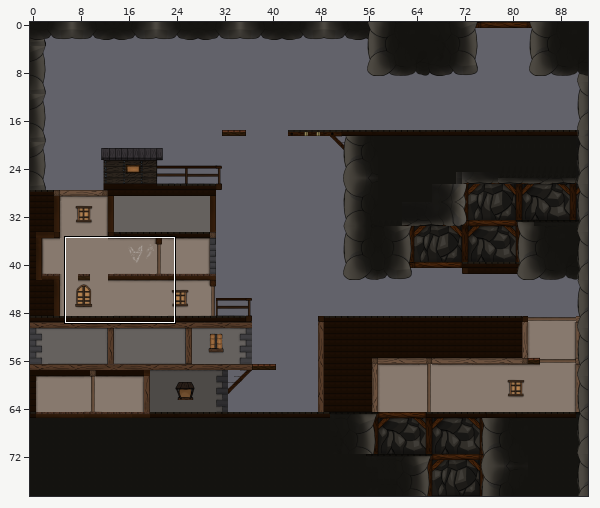
Level history. Tiled map: assets/tiles/level_Part_2.tmx. Above, an overview of the earlier version with the close-up marked.
Close-up. Earlier state:
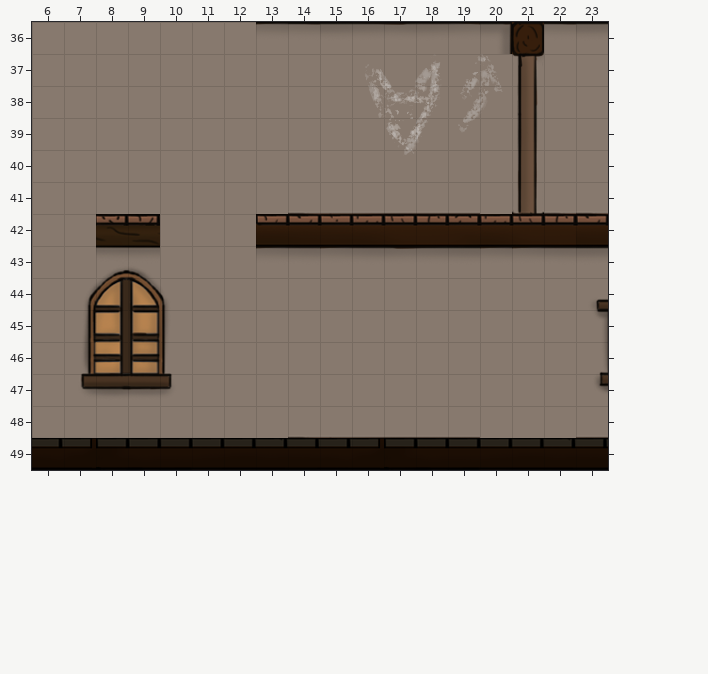
Cells are 32x32 px. Shown: x 6..23, y 36..49. The commit also changed other parts of the map, which this record leaves out.
Now the later version:
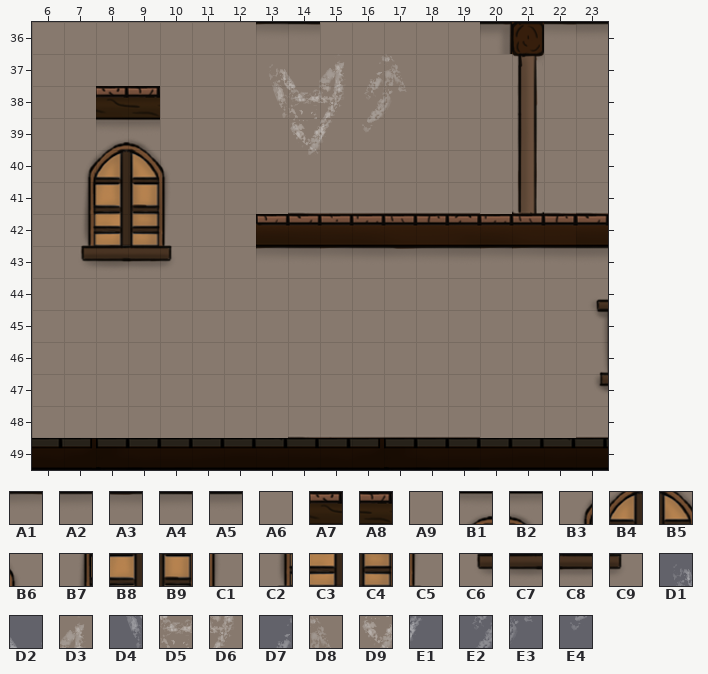
Key: from "Decors": A1 433 flipped left-right, A2 434 flipped left-right, A3 435 flipped left-right, A4 436 flipped left-right, A5 437 flipped left-right, A6 488, A7 610, A8 611, A9 613, B1 835, B2 836, B3 890, B4 891, B5 892, B6 893, B7 946, B8 947, B9 948, C1 949, C2 1002, C3 1003, C4 1004, C5 1005, C6 1058, C7 1059, C8 1060, C9 1061, D1 1313, D2 1314, D3 1315, D4 1369, D5 1370, D6 1371, D7 1372, D8 1373, D9 1426, E1 1427, E2 1428, E3 1429, E4 1484.
__ is an empty cell, ## one hidden under a higher layer.
See-through tiles are keyed as they look on the map.
Change:
Layer "Fond":
y 36: x 15..19 A5 A4 A3 A2 A1 -> A6 A6 A6 A6 A6
y 39: x 8..9 A6 A6 -> B1 B2
y 40: x 7..10 A6 A6 A6 A6 -> B3 B4 B5 B6
y 41: x 7..10 A6 A6 A6 A6 -> B7 B8 B9 C1
y 42: x 7..10 A6 ## ## A9 -> C2 C3 C4 C5
y 43: x 7..10 A6 B1 B2 A6 -> C6 C7 C8 C9
y 44: x 7..10 B3 B4 B5 B6 -> A6 A6 A6 A6
y 45: x 7..10 B7 B8 B9 C1 -> A6 A6 A6 A6
y 46: x 7..10 C2 C3 C4 C5 -> A6 A6 A6 A6
y 47: x 7..10 C6 C7 C8 C9 -> A6 A6 A6 A6
Layer "Marque":
y 37: x 13..20 __ __ __ D1 D2 D3 D7 D8 -> D1 D2 D3 D7 D8 __ __ __
y 38: x 13..20 __ __ __ D4 D5 D6 E2 E3 -> D4 D5 D6 E2 E3 __ __ __
y 39: x 14..19 __ __ __ D9 E1 E4 -> D9 E1 E4 __ __ __
Layer "Platforms":
y 38: x 8..9 __ __ -> A7 A8
y 42: x 8..9 A7 A8 -> __ __
